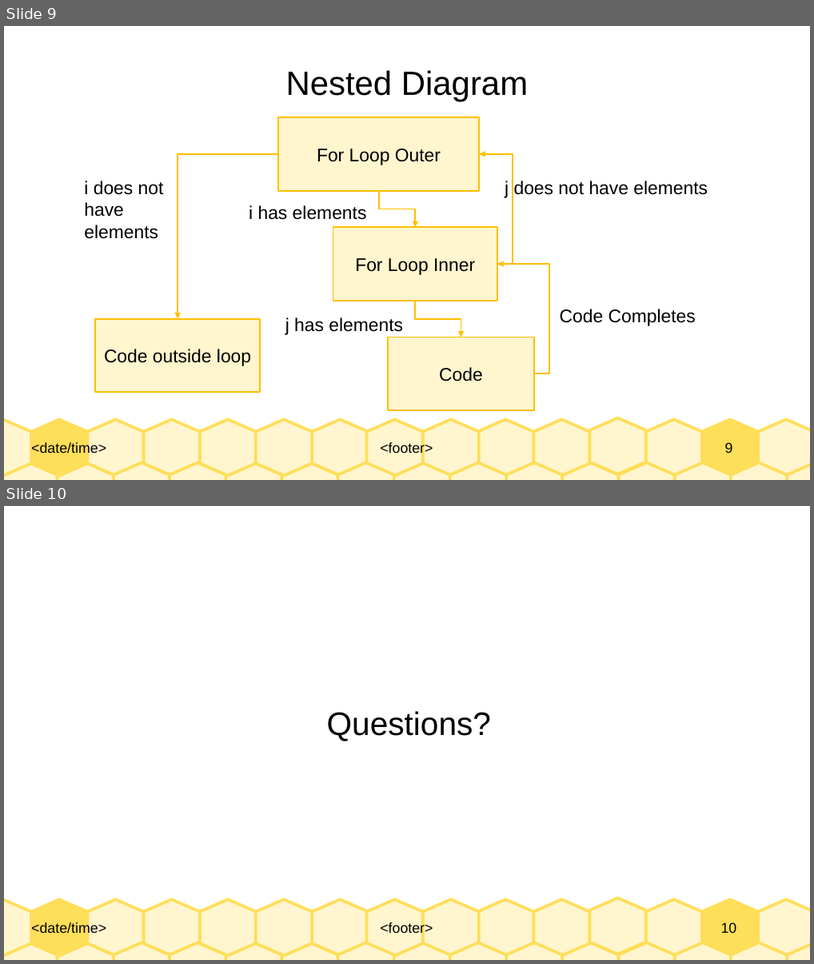
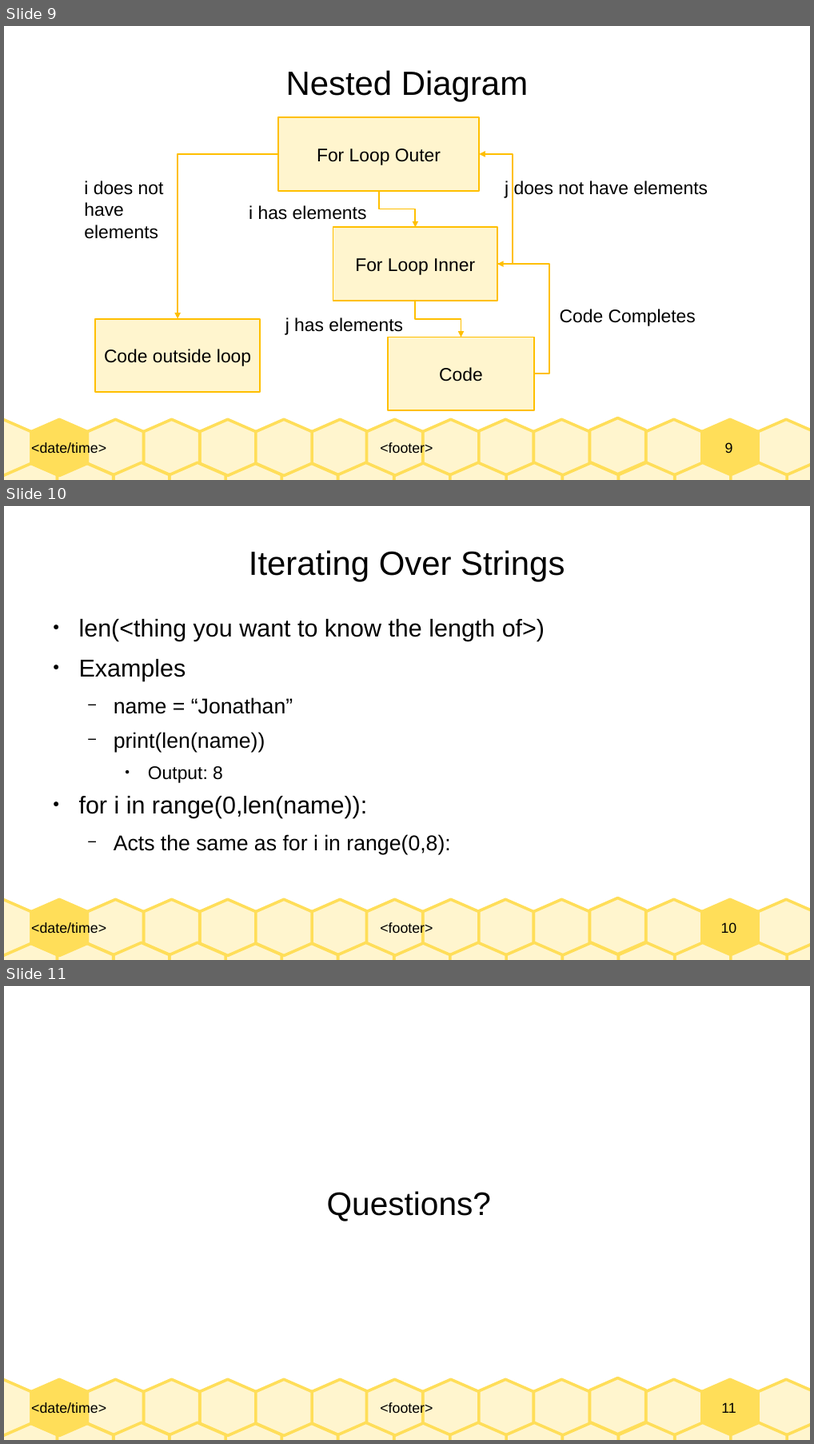
Before and after one commit to J-Rog/Lab3BaseTemplate, a slide deck: Lab3.odp. Shown one above the other, each under a label of ours: slides 9 and 10 before the commit, slides 9, 10 and 11 after it. The pictures are 814x964 and 814x1444 pixels, drawn with LibreOffice and Linux fonts; fonts in the diff are those of the drawing. Boxes give left, top, right and bottom in pixels: in the first picture for what was removed or moved away, otherwise in the second. Text is boxed around its words. In the diff, an @@ line names an element or a change of style, - is before the commit and + after.

```diff
--- a/Lab3.odp
+++ b/Lab3.odp
@@ slide 10 added at [4,506,810,960], background #FFFFFF; not listed: 33 template elements that a slide beside it also shows @@
@@ title added at [249,550,565,582], 33 pt, text #000000 @@
+Iterating Over Strings
@@ text added at [79,619,545,854], 24 pt, text #000000 @@
+● len(<thing you want to know the length of>)
+● Examples
+  − name = “Jonathan”
+  − print(len(name))
+    ● Output: 8
+● for i in range(0,len(name)):
+  − Acts the same as for i in range(0,8):
@@ what was slide 10 is now slide 11 @@
@@ page number at [722,1402,736,1412]: text changed @@
-10
+11
```
Also in this commit, not shown: 1 slide changed.
